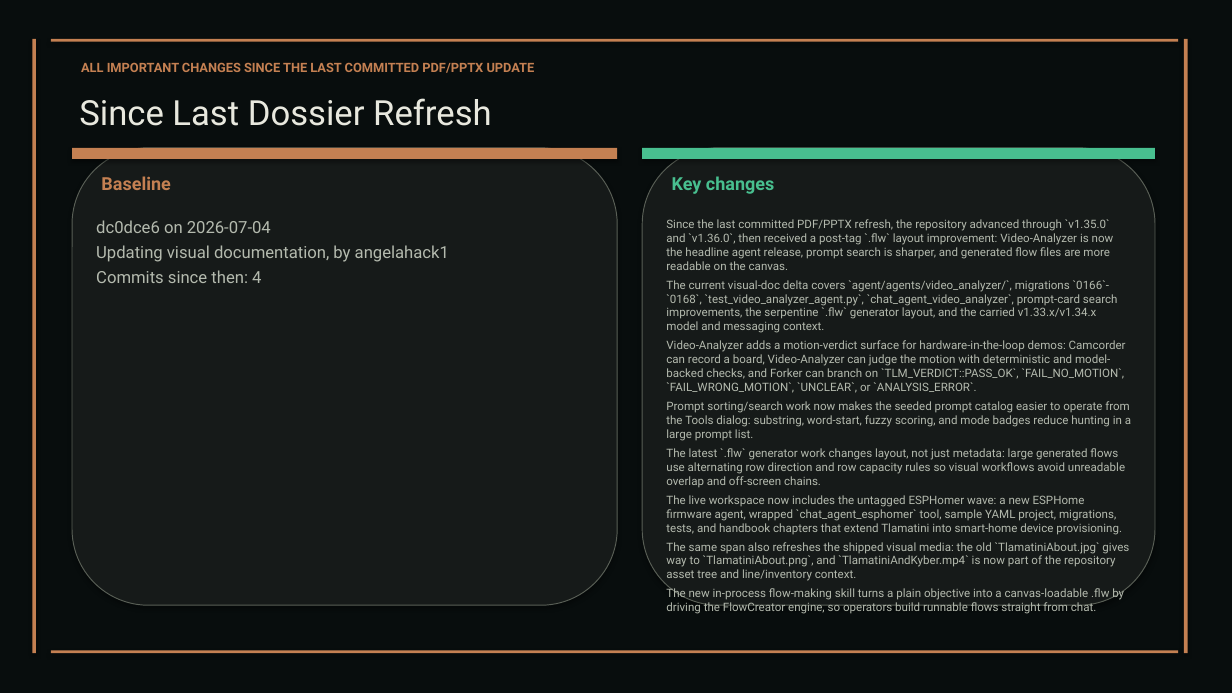
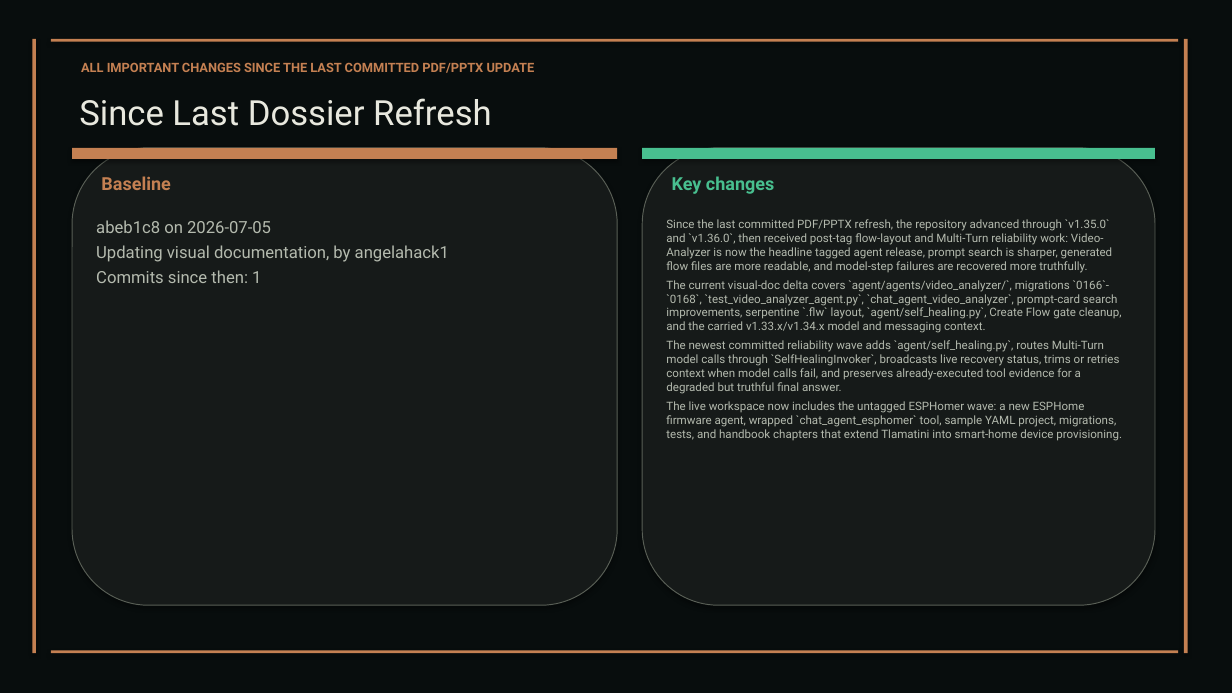
Before and after one commit to XAIHT/Tlamatini, a slide deck: slide 79 of Tlamatini_eXtended_Artificial_Intelligence_Humanly_Tempered.pptx (slide 74 before the commit). Drawn at 1232x693 pixels with LibreOffice and Linux fonts; fonts in the diff are those of the drawing. Boxes give left, top, right and bottom in pixels: in the first picture for what was removed or moved away, otherwise in the second. Text is boxed around its words. In the diff, an @@ line names an element or a change of style, - is before the commit and + after.

Commit message:
Improving the PDCP Key retrieval and setting, som markdnown documentations in charge of Codex, Kimi, Claude, etby Tlamatini's-AutoBot. Improving the PDCP Key retrieval and setting, and update of some markdown documentations in charge of Codex, Kimi, Claude, etc., by Tlamatini's-AutoBot.

```diff
--- a/Tlamatini_eXtended_Artificial_Intelligence_Humanly_Tempered.pptx
+++ b/Tlamatini_eXtended_Artificial_Intelligence_Humanly_Tempered.pptx
@@ text at (96, 220, 271, 233): text changed @@
-dc0dce6 on 2026-07-04
+abeb1c8 on 2026-07-05
@@ text at (666, 219, 1122, 394): text changed @@
-Since the last committed PDF/PPTX refresh, the repository advanced through `v1.35.0` and `v1.36.0`, then received a post-tag `.flw` layout improvement: Video-Analyzer is now the headline agent release, prompt search is sharper, and generated flow files are more readable on the canvas.
-The current visual-doc delta covers `agent/agents/video_analyzer/`, migrations `0166`-`0168`, `test_video_analyzer_agent.py`, `chat_agent_video_analyzer`, prompt-card search improvements, the serpentine `.flw` generator layout, and the carried v1.33.x/v1.34.x model and messaging context.
-Video-Analyzer adds a motion-verdict surface for hardware-in-the-loop demos: Camcorder can record a board, Video-Analyzer can judge the motion with deterministic and model-backed checks, and Forker can branch on `TLM_VERDICT::PASS_OK`, `FAIL_NO_MOTION`, `FAIL_WRONG_MOTION`, `UNCLEAR`, or `ANALYSIS_ERROR`.
-Prompt sorting/search work now makes the seeded prompt catalog easier to operate from the Tools dialog: substring, word-start, fuzzy scoring, and mode badges reduce hunting in a large prompt list.
-The latest `.flw` generator work changes layout, not just metadata: large generated flows use alternating row direction and row capacity rules so visual workflows avoid unreadable overlap and off-screen chains.
+Since the last committed PDF/PPTX refresh, the repository advanced through `v1.35.0` and `v1.36.0`, then received post-tag flow-layout and Multi-Turn reliability work: Video-Analyzer is now the headline tagged agent release, prompt search is sharper, generated flow files are more readable, and model-step failures are recovered more truthfully.
+The current visual-doc delta covers `agent/agents/video_analyzer/`, migrations `0166`-`0168`, `test_video_analyzer_agent.py`, `chat_agent_video_analyzer`, prompt-card search improvements, serpentine `.flw` layout, `agent/self_healing.py`, Create Flow gate cleanup, and the carried v1.33.x/v1.34.x model and messaging context.
+The newest committed reliability wave adds `agent/self_healing.py`, routes Multi-Turn model calls through `SelfHealingInvoker`, broadcasts live recovery status, trims or retries context when model calls fail, and preserves already-executed tool evidence for a degraded but truthful final answer.
@@ text at (96, 270, 261, 283): text changed @@
-Commits since then: 4
+Commits since then: 1
@@ text at (666, 542, 1129, 601): paragraphs removed @@
-The same span also refreshes the shipped visual media: the old `TlamatiniAbout.jpg` gives way to `TlamatiniAbout.png`, and `TlamatiniAndKyber.mp4` is now part of the repository asset tree and line/inventory context.
-The new in-process flow-making skill turns a plain objective into a canvas-loadable .flw by driving the FlowCreator engine, so operators build runnable flows straight from chat.
```
Also in this commit, not shown: 46 other slides changed, 6 slides added, 28 other files.
